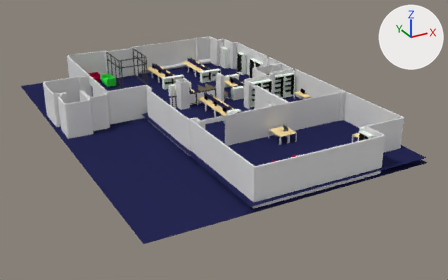
What one commit did to the Blender file uol/data/ww.blend.
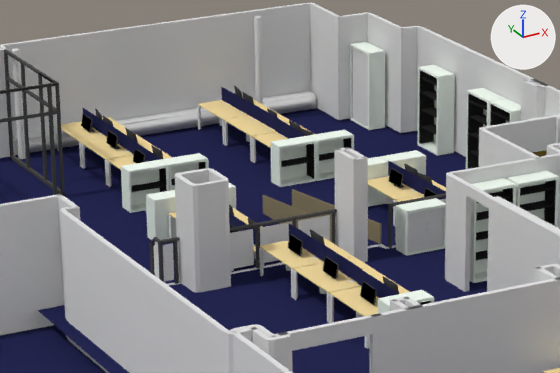
The first picture shows the older version from a camera (50 mm lens) standing at (-19.4, -42.3, 18.5) and looking at (2.5, -2.5, -1.4). The close-ups show both versions on the part from 29% to 61% of the width and 13% to 46% of the height of that picture; other places that the commit changed are outside them. The lights are fixed; the arrows at upper right show +X, +Y and +Z.

Script lines for the objects in view, before the commit:
```python
me_cube_056 = bpy.data.meshes.new('Cube.056')
me_cube_056.from_pydata(...)  # 234 vertices, 257 faces, 1 loose edge; spans x -1.0..23.5, y -29.3..1.0, z -24.0..1.0
me_cube_056.materials.append(mat_material_011)  # dark grey #525252
me_plane_018 = bpy.data.meshes.new('Plane.018')
me_plane_018.from_pydata(...)  # 52 vertices, 33 faces; spans x -0.213..0.247, y 0.077..1.076, z -0.5..0.489
# faces by material slot: [20, 13]
me_plane_018.materials.append(mat_material_009)  # black #272727
me_plane_018.materials.append(mat_material_010)  # white #f5fff5
me_plane_019 = bpy.data.meshes.new('Plane.019')
me_plane_019.from_pydata(...)  # 12 vertices, 7 faces; spans x -0.507..0.444, y -0.004..0.937, z -0.01..0.0
ob_atrium = bpy.data.objects.new('Atrium', me_cube_056)
ob_atrium.location = (0.83, 9.44, 0.12)
ob_atrium.scale = (-0.109, -0.109, -0.109)
ob_scupboard_009 = bpy.data.objects.new('SCupboard.009', me_plane_018)
ob_scupboard_009.location = (5.82, 1.09, 1.52)
ob_scupboard_009.rotation_euler = (-1.571, 0.0, -4.712)  # degrees (-90, 0, -270)
_m = ob_scupboard_009.modifiers.new('Solidify', 'SOLIDIFY')
_m.nonmanifold_thickness_mode = 'FIXED'
_m.nonmanifold_merge_threshold = 0.0003
ob_scupboarddoor = bpy.data.objects.new('SCupboardDoor', me_plane_019)
ob_scupboarddoor.location = (5.84, 0.92, 1.41)
ob_scupboarddoor.rotation_euler = (-1.571, 0.0, -3.142)  # degrees (-90, 0, -180)
# also in view: 'office_desk.021' at (2.4, -2.5, 0.8); 'office_desk.001' at (7.0, 4.4, 0.3); 'Plane.002' at (4.2, -6.7, 0.4); 'office_desk.017' at (2.4, 0.6, 0.8); 'SCupboard' at (2.3, 7.7, 0.5)
```
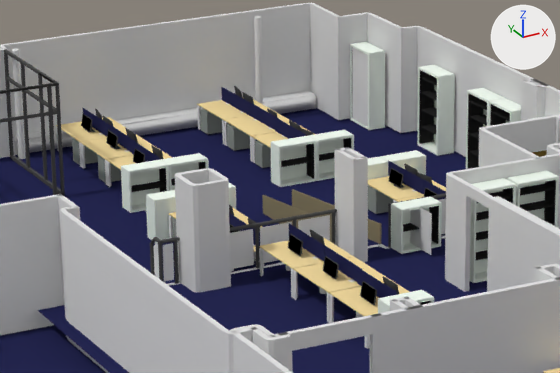
Pixel boxes (x1, y1, x2, y2) of what changed, in the close-ups (560 x 373 px):
'SCupboard.009', moved
    before: (396, 198, 446, 256)
    after: (391, 197, 442, 254)
'SCupboardDoor', moved, turned
    before: (408, 207, 444, 253)
    after: (410, 208, 432, 255)
'Drawers.018', added
    after: (368, 186, 393, 214)
'Drawers.016', added
    after: (227, 124, 250, 151)
    faces in mat_metalicgrey (grey #949b94): (227, 124, 250, 150)
'Drawers.015', added
    after: (200, 108, 222, 135)
    faces in mat_metalicgrey (grey #949b94): (200, 108, 222, 134)
'Drawers.017', added
    after: (255, 141, 271, 168)
'Drawers.014', added
    after: (72, 138, 98, 165)
    faces in mat_metalicgrey (grey #949b94): (72, 138, 98, 165)
'Drawers.013', added
    after: (98, 155, 121, 183)
    faces in mat_metalicgrey (grey #949b94): (98, 155, 121, 183)

The edits, one by one:
Material 'metalicgrey' (mat_metalicgrey) is new.
Its base color is (0.296, 0.326, 0.298) (grey #949b94).
Material 'Material.004' (mat_material_004) is new.
Its base color is (0.00719, 0.00719, 0.00719) (black #141414).
Mesh me_cube_148 is new.
It has 283 vertices, 153 faces, 5 loose edges and spans x -1.0..1.0, y -1.0..1.0, z -1.13..1.0.
Faces by material slot: [17, 136].
It uses material mat_metalicgrey (grey #949b94).
It uses material mat_material_004 (black #141414).
Object 'SCupboard.009' (ob_scupboard_009) moves from (5.82, 1.09, 1.52) to (5.78, 1.24, 1.52).
Object 'SCupboardDoor' (ob_scupboarddoor) moves from (5.84, 0.92, 1.41) to (5.76, 1.06, 1.41).
Object 'SCupboardDoor' (ob_scupboarddoor) turns from (-90, 0, -180) to (-90, 0, 90) degrees about x, y and z.
Object 'Drawers.013' (ob_drawers_013) is new; it shows me_cube_148.
Its location is (2.36, 9.87, 0.32).
Its rotation in degrees is (0, 0, 180).
Its scale is (0.25, 0.2, 0.28).
Object 'Drawers.014' (ob_drawers_014) is new; it shows a copy of me_cube_148.
Its location is (2.36, 11.43, 0.32).
Its rotation in degrees is (0, 0, 180).
Its scale is (0.25, 0.2, 0.28).
Object 'Drawers.015' (ob_drawers_015) is new; it shows a copy of me_cube_148.
Its location is (6.15, 12.19, 0.32).
Its rotation in degrees is (0, 0, 180).
Its scale is (0.25, 0.2, 0.28).
Object 'Drawers.016' (ob_drawers_016) is new; it shows a copy of me_cube_148.
Its location is (6.15, 10.66, 0.32).
Its rotation in degrees is (0, 0, 180).
Its scale is (0.25, 0.2, 0.28).
Object 'Drawers.017' (ob_drawers_017) is new; it shows a copy of me_cube_148.
Its location is (6.14, 9.09, 0.32).
Its rotation in degrees is (0, 0, 180).
Its scale is (0.25, 0.2, 0.28).
Object 'Drawers.018' (ob_drawers_018) is new; it shows a copy of me_cube_148.
Its location is (6.89, 4.79, 0.32).
Its rotation in degrees is (0, 0, 180).
Its scale is (0.25, 0.2, 0.28).
